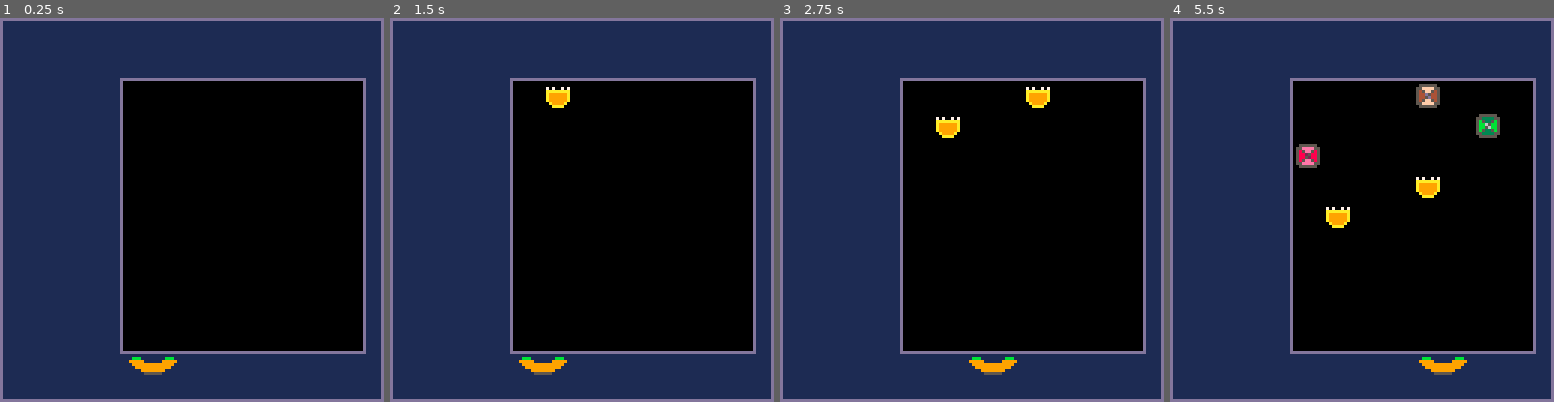
Above: before the commit, frames 1-4 (left to right).
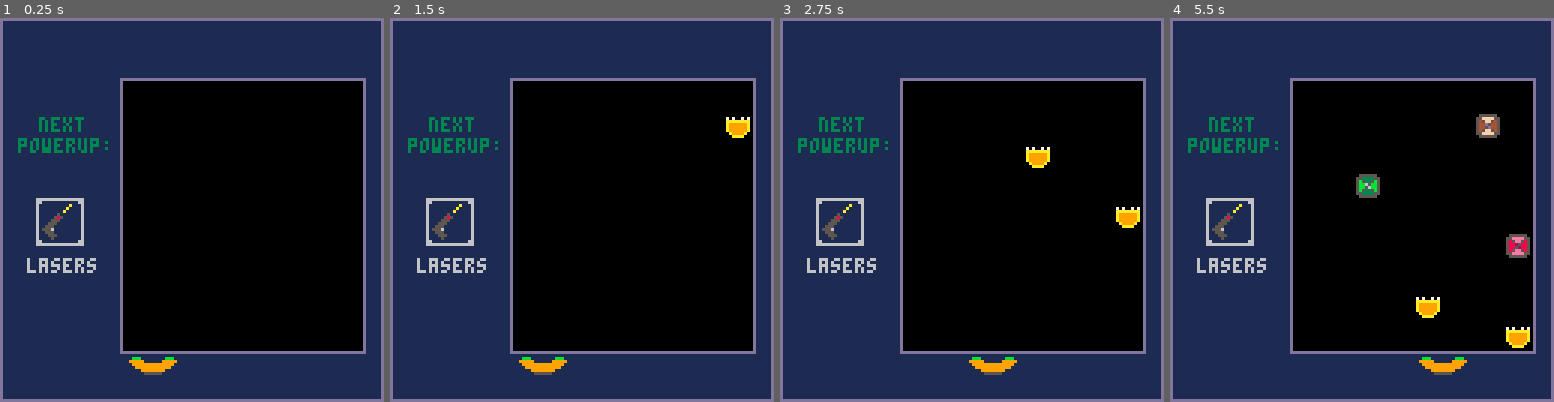
Above: after the commit, the same moments.

Repository: elennick/switchxs
Game: PICO-8 cartridge switchxs.p8
Two runs of this game, one before a commit and one after it. Both use one fixed random seed, a clock stepped at 60 frames per second and the inputs below.
Inputs:
- Up to frame 1 (0.25 s): no input
- Up to frame 2 (1.5 s): tap X (X key) at 0.33, 1.07 s; tap O (Z key) at 0.7 s
- Up to frame 3 (2.75 s): hold Right 1.6-2.1 s; tap O (Z key) at 1.7, 2.1, 2.5 s; tap X (X key) at 1.85 s; hold Right from 2.47 s (still down)
- Up to frame 4 (5.5 s): tap O (Z key) every 0.4 s from 2.9 to 5.3 s; tap X (X key) at 2.97, 4.08, 5.2 s; release Right at 3.03 s; hold Left 3.08-3.58 s; hold Down 3.63-3.97 s; hold Right 4.02-4.68 s; hold Left from 5.08 s (still down)

The runs differ from the first frame. In frame 1, 1.6% of the frame differs, in the area x 4-29%, y 25-67%; in frame 2, 2.1%; in frame 3, 2.7%; in frame 4, 4.3%, in the area x 4-94%, y 17-86%.

Commit message:
did stuff

Diff:
--- a/switchxs.p8
+++ b/switchxs.p8
@@ -1,28 +1,40 @@
 pico-8 cartridge // http://www.pico-8.com
-version 18
+version 27
 __lua__
 function _init()
   cls()
+
+  t_width = 8
+  t_height = 10
 
   delta = 0
   spawntimer = 0
 
   flipper = {}
-  flipper.x = 0
+  flipper.x = 1
 
-  tiles = {}
+  tiles = {} //array of tiles
+  grid = {} //2d grid of tiles
+  for i=1,t_width do
+    grid[i] = {}
+    for j=1,t_height do
+      grid[i][j] = nil
+    end
+  end
 end
 
 function _update()
+  update_grid()
+
 		//spawn new tiles
   spawntimer += 1
   if spawntimer > 31 then
-    local row = flr(rnd(7))
+    local row = flr(rnd(t_width)) + 1
     local img = flr(rnd(9)) + 1
 
     local newtile = {}
     newtile.x = row
-    newtile.y = 0
+    newtile.y = 1
     newtile.spr = img
     newtile.falling = true
     newtile.exploding = false
@@ -33,11 +45,11 @@
 
   //move tiles downward
   delta += 1
-  if delta > 30 then
+  if delta > 15 then
     for k, v in pairs(tiles) do
       local itb = is_tile_below(v)
-      if not itb and v.y < 8
-      		then v.y = min(8, v.y+1)
+      if not itb and v.y < t_height - 1
+      		then v.y = min(t_height - 1, v.y+1)
       else
         v.falling = false
       end
@@ -47,14 +59,27 @@
 
   //check input
   if btnp(0)
-  		then flipper.x = max(0, flipper.x-1)
+  		then flipper.x = max(1, flipper.x-1)
 		elseif btnp(1)
-		  then flipper.x = min(6, flipper.x+1)
+		  then flipper.x = min(t_width-1, flipper.x+1)
 		elseif btnp(3)
 		  then delta = 31
 		elseif btnp(4) or btnp(5)
 		  then flip_columns()
 		end
+end
+
+function update_grid()
+  for i=1,t_width do
+    grid[i] = {}
+    for j=1,t_height do
+      grid[i][j] = nil
+    end
+  end
+
+  for k, v in pairs(tiles) do
+    grid[v.x][v.y]=v
+  end
 end
 
 function flip_columns()
@@ -70,13 +95,11 @@
 end
 
 function is_tile_below(tile)
-  for k, v in pairs(tiles) do
-    if v.x == tile.x
-      and v.y == (tile.y + 1)
-      then return true
-    end
+  if grid[tile.x][tile.y+1] == nil then
+  		return false
+  else
+    return true
   end
-  return false
 end
 
 function _draw()
@@ -88,13 +111,19 @@
 
   //draw tiles
 		for k, v in pairs(tiles) do
-    local x = 42 + (v.x * 10)
-    local y = 22 + (v.y * 10)
+    local x = 32 + (v.x * 10)
+    local y = 12 + (v.y * 10)
     spr(v.spr, x, y)
   end
 
   //draw flipper
-  spr(11, 43 + (flipper.x * 10), 113, 2, 1)
+  spr(11, 33 + (flipper.x * 10), 113, 2, 1)
+
+  //draw widgets
+  print("next", 13, 33, 3)
+  print("powerup:", 6, 40, 3)
+  spr(33, 12, 60, 2, 2)
+  print("lasers", 9, 80, 6)
 end
 
 __gfx__
@@ -114,3 +143,19 @@
 000000009c5cccc99bbbb5b998555589000000000000000000000000000000000000000000000000000000000000000000000000000000000000000000000000
 000000009955559999555b9999888599000000000000000000000000000000000000000000000000000000000000000000000000000000000000000000000000
 00000000099999900999999009999990000000000000000000000000000000000000000000000000000000000000000000000000000000000000000000000000
+00000000666666666666666600000000000000000000000000000000000000000000000000000000000000000000000000000000000000000000000000000000
+00000000660000000000006600000000000000000000000000000000000000000000000000000000000000000000000000000000000000000000000000000000
+0000000060000000000a000600000000000000000000000000000000000000000000000000000000000000000000000000000000000000000000000000000000
+000000006000000000a0000600000000000000000000000000000000000000000000000000000000000000000000000000000000000000000000000000000000
+00000000600000000a00000600000000000000000000000000000000000000000000000000000000000000000000000000000000000000000000000000000000
+00000000600000050000000600000000000000000000000000000000000000000000000000000000000000000000000000000000000000000000000000000000
+00000000600000585000000600000000000000000000000000000000000000000000000000000000000000000000000000000000000000000000000000000000
+00000000600005550000000600000000000000000000000000000000000000000000000000000000000000000000000000000000000000000000000000000000
+00000000600055500000000600000000000000000000000000000000000000000000000000000000000000000000000000000000000000000000000000000000
+00000000600555000000000600000000000000000000000000000000000000000000000000000000000000000000000000000000000000000000000000000000
+00000000605556000000000600000000000000000000000000000000000000000000000000000000000000000000000000000000000000000000000000000000
+00000000600555000000000600000000000000000000000000000000000000000000000000000000000000000000000000000000000000000000000000000000
+00000000600055500000000600000000000000000000000000000000000000000000000000000000000000000000000000000000000000000000000000000000
+00000000600005000000000600000000000000000000000000000000000000000000000000000000000000000000000000000000000000000000000000000000
+00000000660000000000006600000000000000000000000000000000000000000000000000000000000000000000000000000000000000000000000000000000
+00000000666666666666666600000000000000000000000000000000000000000000000000000000000000000000000000000000000000000000000000000000
